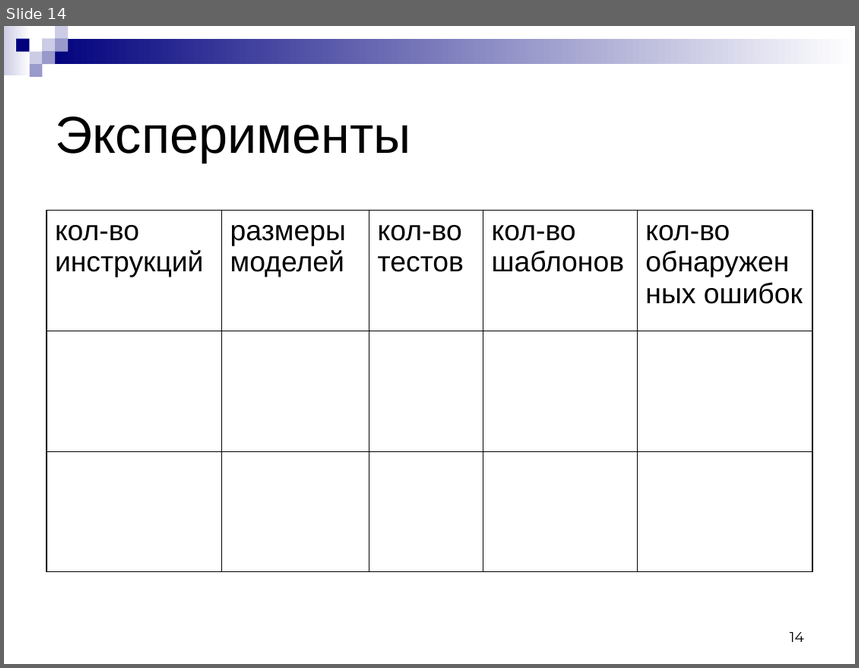
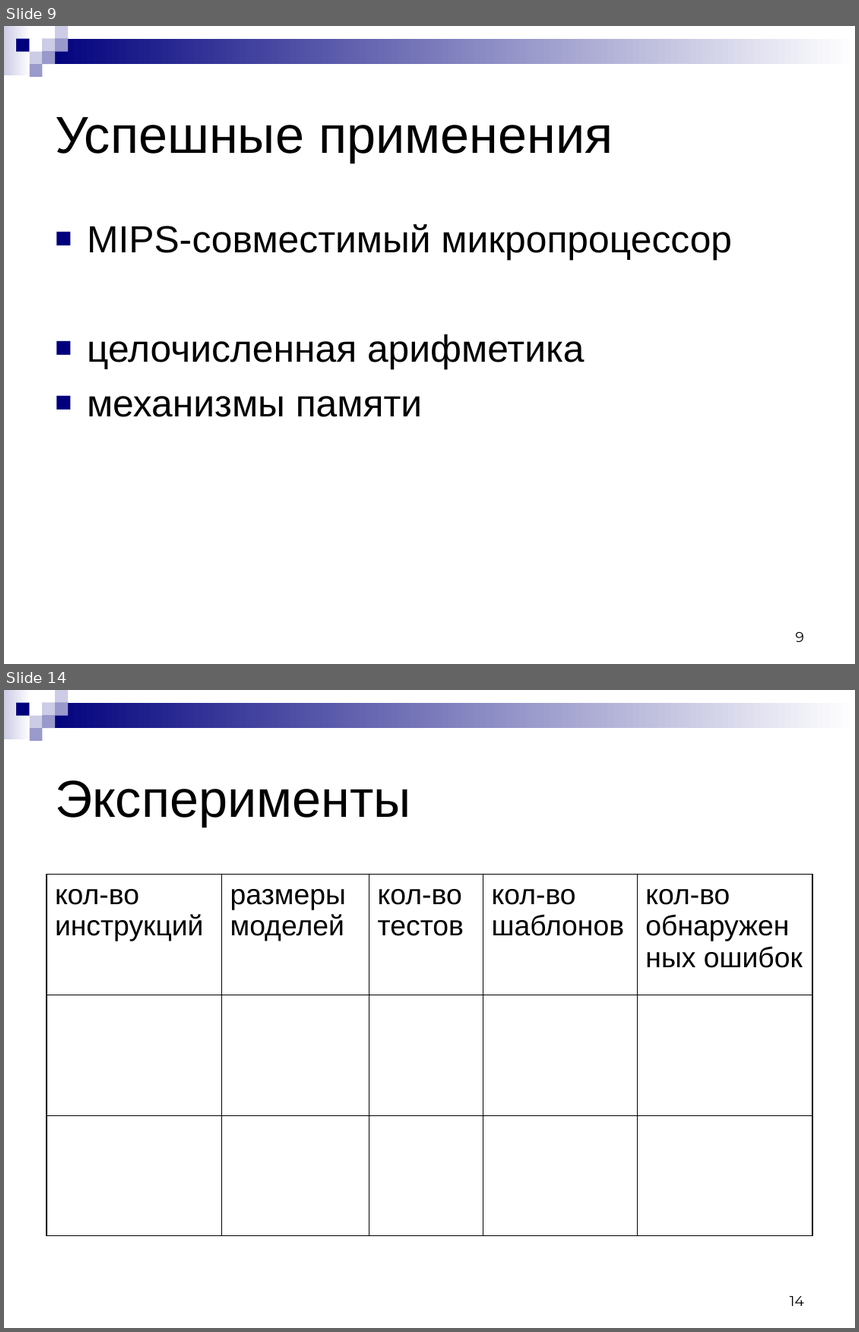
Before and after one commit to kornevgen/tesla-project, a slide deck: papers/LomoRead-2010/lomonosov-talk.ppt. Shown one above the other, each under a label of ours: slide 14 before the commit, slides 9 and 14 after it; the slides between them are not shown. The pictures are 859x668 and 859x1332 pixels, drawn with LibreOffice and Linux fonts; fonts in the diff are those of the drawing. Boxes give left, top, right and bottom in pixels: in the first picture for what was removed or moved away, otherwise in the second. Text is boxed around its words. In the diff, an @@ line names an element or a change of style, - is before the commit and + after.

```diff
--- a/papers/LomoRead-2010/lomonosov-talk.ppt
+++ b/papers/LomoRead-2010/lomonosov-talk.ppt
@@ slide 9 added at [4, 26, 855, 664], background #FFFFFF; not listed: 9 template elements that a slide beside it also shows @@
@@ title added at [55, 117, 613, 162], 44 pt, text #000000 @@
+Успешные применения
@@ text added at [87, 224, 732, 417], 32 pt, text #000000 @@
+■ MIPS-совместимый микропроцессор
+■ целочисленная арифметика
+■ механизмы памяти
@@ page number added at [796, 632, 804, 642], 12 pt, text #000000 @@
+9
```
Also in this commit, not shown: 5 slides changed, 2 other slides added, 3 slides removed.
